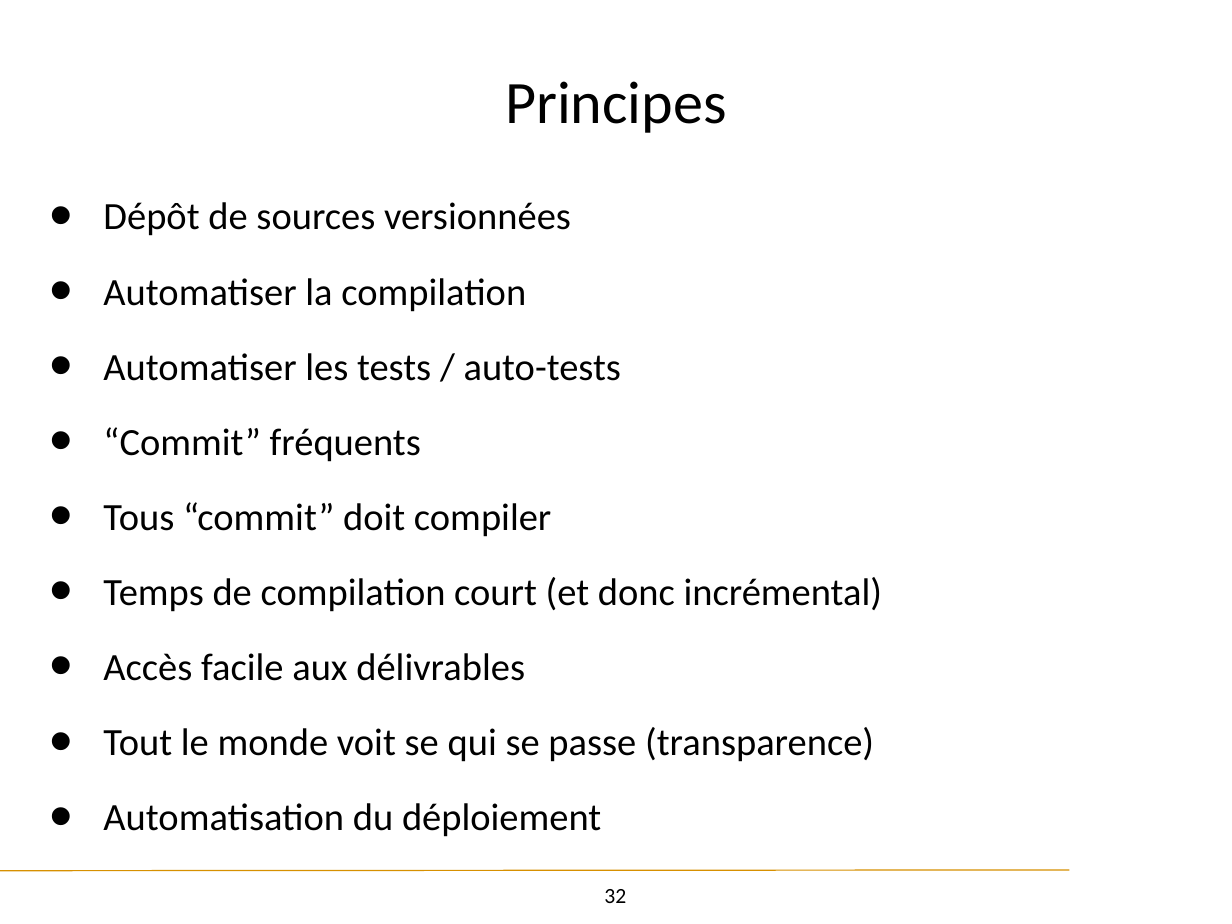
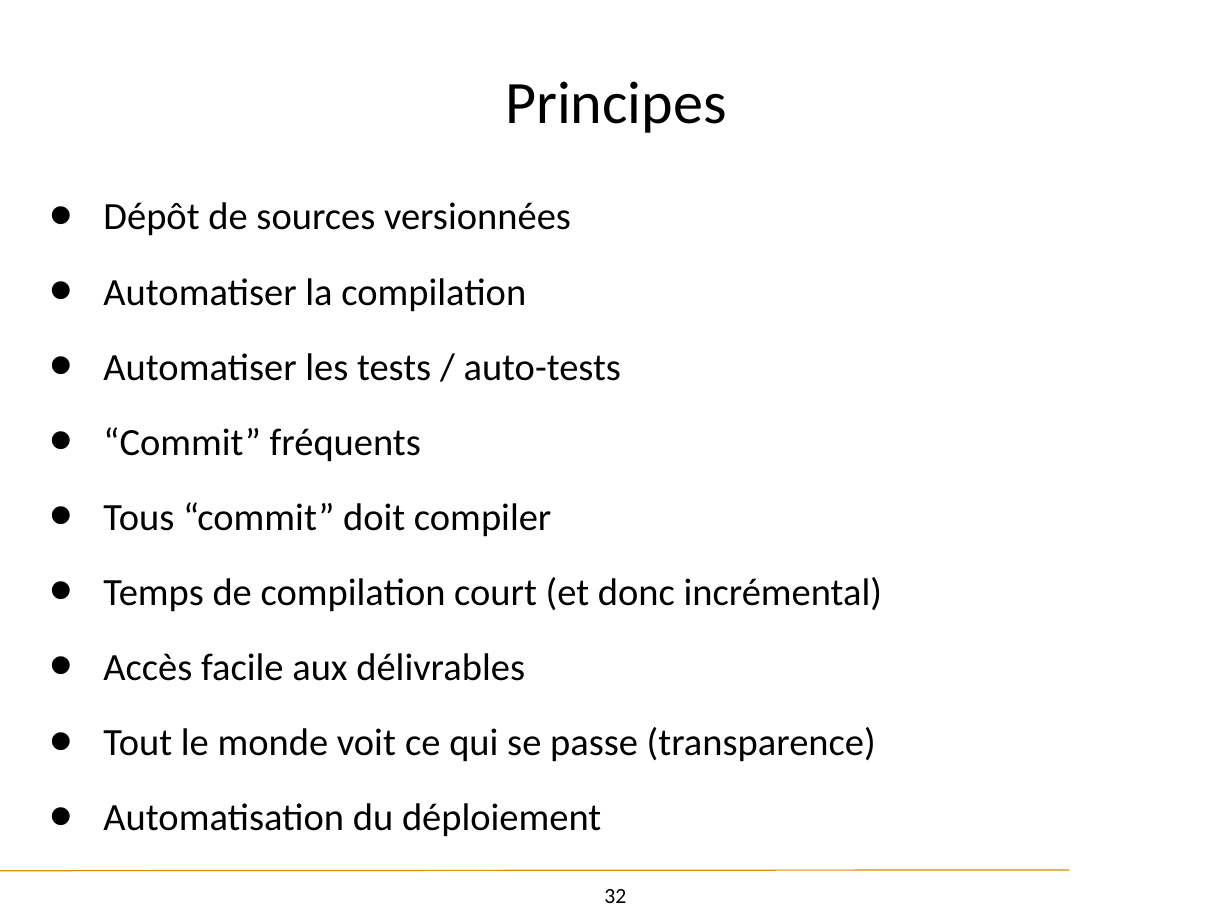
Before and after one commit to unige-pinfo-2018/Slides, a slide deck: slide 32 of Steve/PInfoLesson03.pptx. Drawn at 1232x924 pixels with LibreOffice and Linux fonts; fonts in the diff are those of the drawing; background and template pictures are left out. Boxes give left, top, right and bottom in pixels: in the first picture for what was removed or moved away, otherwise in the second. Text is boxed around its words. In the diff, an @@ line names an element or a change of style, - is before the commit and + after.

```diff
--- a/Steve/PInfoLesson03.pptx
+++ b/Steve/PInfoLesson03.pptx
@@ text at box(103, 727, 876, 762): text changed @@
-• Tout le monde voit se qui se passe (transparence)
+• Tout le monde voit ce qui se passe (transparence)
```
Also in this commit, not shown: 1 other slide changed, 5 other files.
